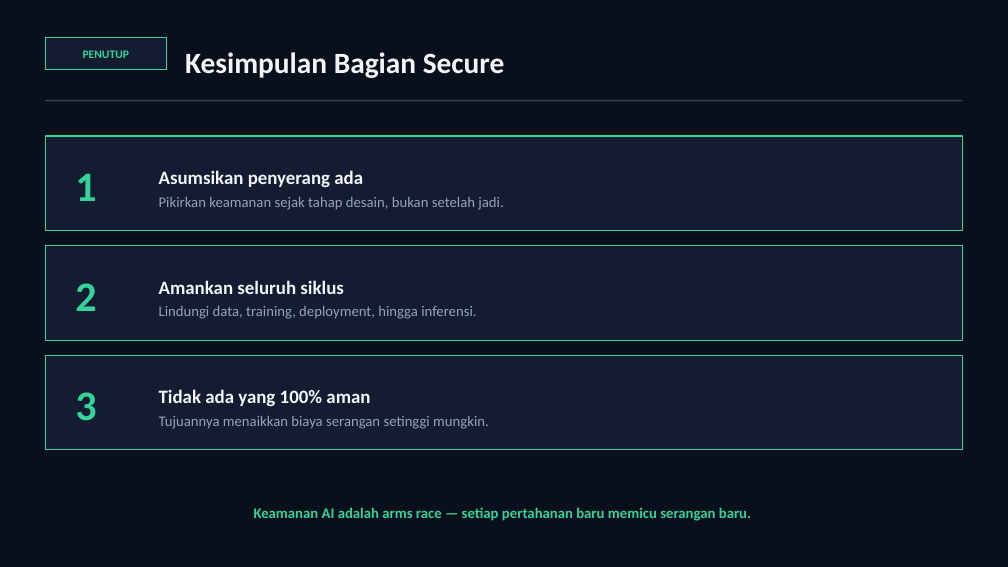
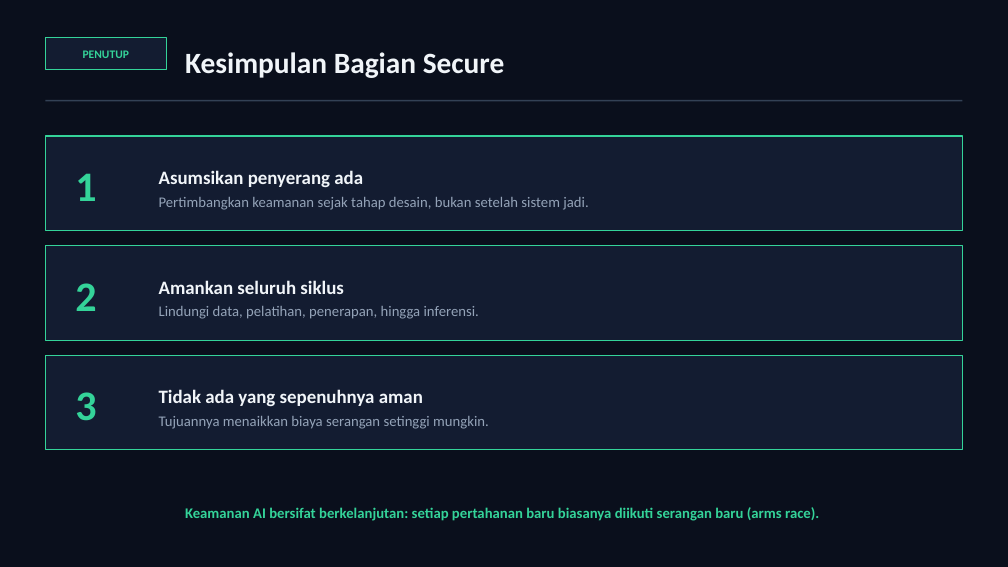
Before and after one commit to awangga/awangga.github.io, a slide deck: slide 9 of safe/Secure-AI.pptx. Drawn at 1008x567 pixels with LibreOffice and Linux fonts; fonts in the diff are those of the drawing. Boxes give left, top, right and bottom in pixels: in the first picture for what was removed or moved away, otherwise in the second. Text is boxed around its words. In the diff, an @@ line names an element or a change of style, - is before the commit and + after.

```diff
--- a/safe/Secure-AI.pptx
+++ b/safe/Secure-AI.pptx
@@ text at bbox=[159, 197, 588, 210]: text changed @@
-Pikirkan keamanan sejak tahap desain, bukan setelah jadi.
+Pertimbangkan keamanan sejak tahap desain, bukan setelah sistem jadi.
@@ text at bbox=[159, 306, 479, 319]: text changed @@
-Lindungi data, training, deployment, hingga inferensi.
+Lindungi data, pelatihan, penerapan, hingga inferensi.
@@ text at bbox=[159, 389, 423, 406]: text changed @@
-Tidak ada yang 100% aman
+Tidak ada yang sepenuhnya aman
@@ text at bbox=[185, 507, 819, 521]: text changed @@
-Keamanan AI adalah arms race — setiap pertahanan baru memicu serangan baru.
+Keamanan AI bersifat berkelanjutan: setiap pertahanan baru biasanya diikuti serangan baru (arms race).
```
Also in this commit, not shown: 6 other slides changed, 2 other files.
